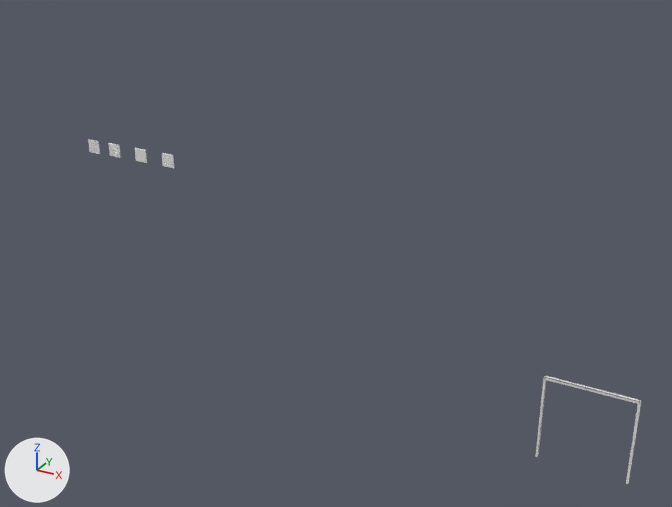
One commit to the Blender file generator/Uchylna/uchylna5.blend: the scene before it, then after it.
Rendered twice from a 50 mm lens placed at (9.88, -20.23, 15.05), pointed at (-1.42, 0.3, 4.78). The lights are fixed; the arrows at lower left show +X, +Y and +Z.

The first picture shows 'szyny-na-brame'.
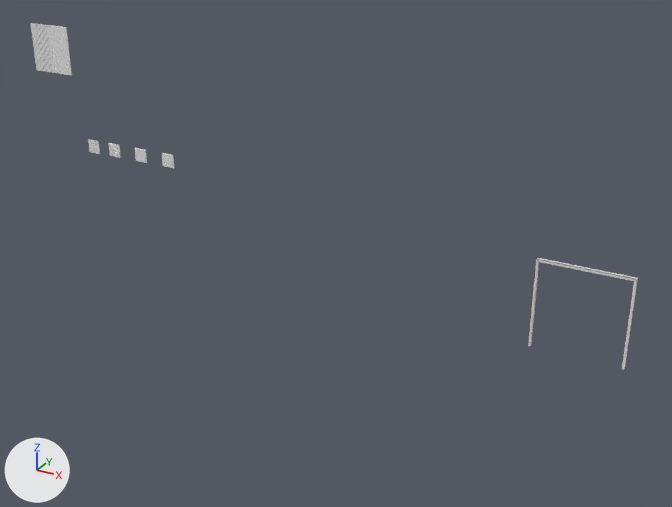
Commit message: dadono plik blend z jodełką

Location of each change, [x1, y1, x2, y2] in pixels of the pictures (672 x 507 px):
'szyny-na-brame', moved
    before: [535, 375, 642, 484]
    after: [528, 258, 638, 369]
'Cube.005', added
    after: [31, 23, 72, 75]

Patch to the scene script:
```diff
--- a/generator/Uchylna/uchylna5.blend.py
+++ b/generator/Uchylna/uchylna5.blend.py
@@ me_cube_042 @@
+me_cube_042.from_pydata(...)  # 882 vertices, 1100 faces; spans x -0.7..0.7, y -0.02..0.01, z -0.7..0.7
@@ ob_szyny_na_brame @@
 ob_szyny_na_brame = bpy.data.objects.new('szyny-na-brame', me_cube_077)
-ob_szyny_na_brame.location = (5.89, 0.05, 1.59)
+ob_szyny_na_brame.location = (5.38, 0.22, 4.66)
@@ ob_cube_005 @@
+ob_cube_005 = bpy.data.objects.new('Cube.005', me_cube_042)
+ob_cube_005.location = (-10.85, -0.02, 9.5)
```
